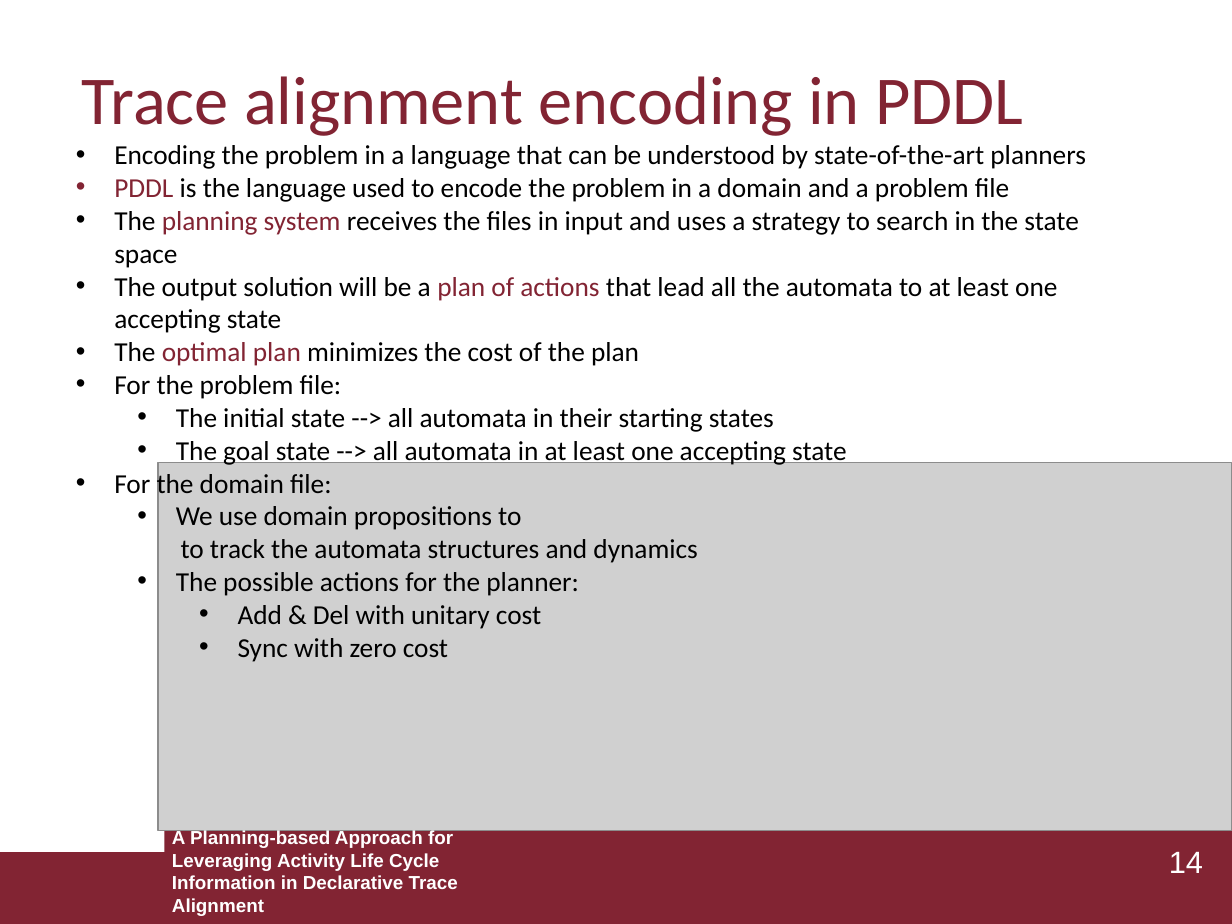
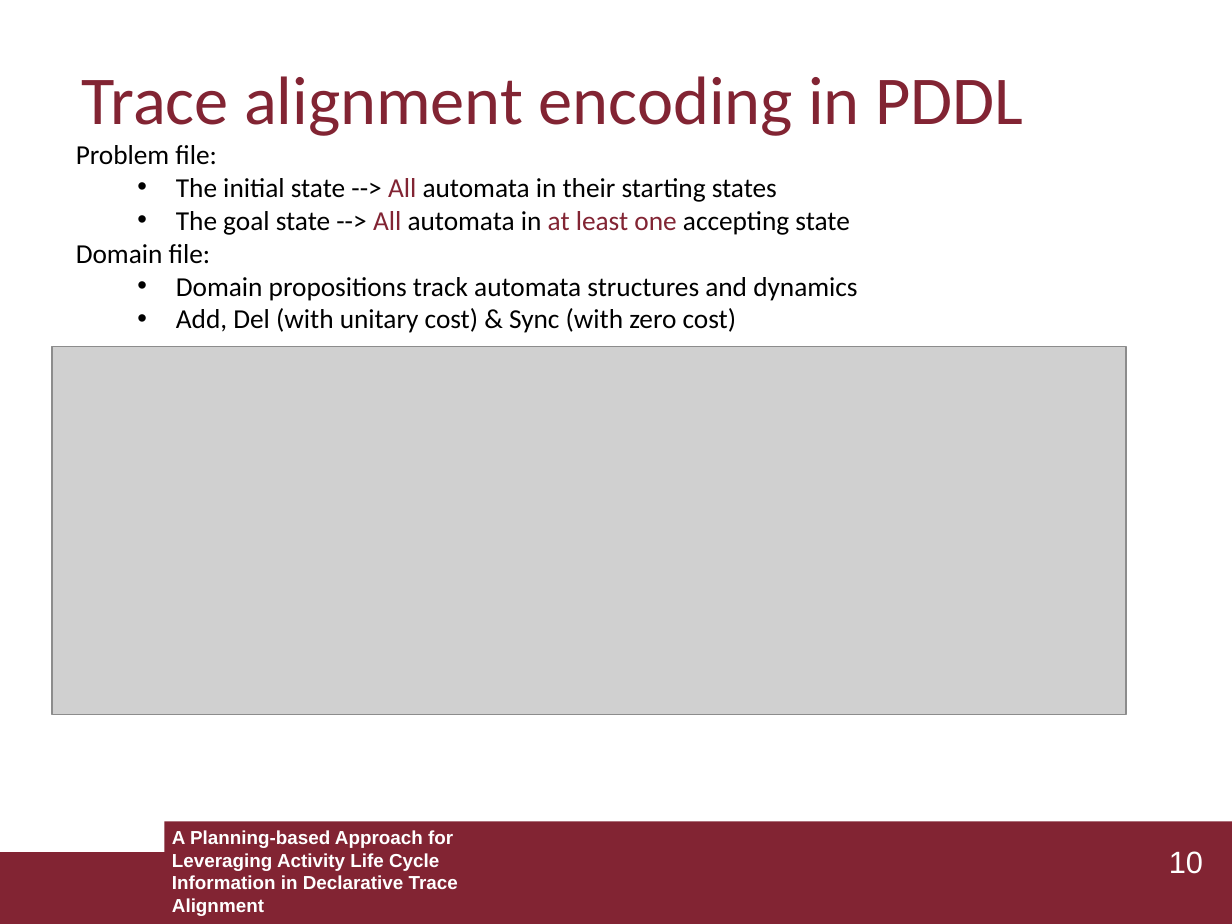
Before and after one commit to GianmarcoBordin/LifeCycleAligner, a slide deck: slide 10 of presentation/Thesis_presentation.pptx (slide 14 before the commit). Drawn at 1232x924 pixels with LibreOffice and Linux fonts; fonts in the diff are those of the drawing; grey boxes stand for pictures. Boxes give left, top, right and bottom in pixels: in the first picture for what was removed or moved away, otherwise in the second. Text is boxed around its words. In the diff, an @@ line names an element or a change of style, - is before the commit and + after.

```diff
--- a/presentation/Thesis_presentation.pptx
+++ b/presentation/Thesis_presentation.pptx
@@ text at (76, 145, 857, 333): text changed @@
-• Encoding the problem in a language that can be understood by state-of-the-art planners
-• PDDL is the language used to encode the problem in a domain and a problem file
-• The planning system receives the files in input and uses a strategy to search in the state space
-• The output solution will be a plan of actions that lead all the automata to at least one accepting state
-• The optimal plan minimizes the cost of the plan
-• For the problem file:
-  • The initial state --> all automata in their starting states
-  • The goal state --> all automata in at least one accepting state
-• For the domain file:
-  • We use domain propositions to
-  to track the automata structures and dynamics
-  • The possible actions for the planner:
-    • Add & Del with unitary cost
-    • Sync with zero cost
+Problem file:
+  • The initial state --> All automata in their starting states
+  • The goal state --> All automata in at least one accepting state
+Domain file:
+  • Domain propositions track automata structures and dynamics
+  • Add, Del (with unitary cost) & Sync (with zero cost)
@@ picture: place and size @@
-picture at (158, 462, 1232, 830)
+picture at (52, 346, 1126, 715)
@@ page number at (1169, 851, 1203, 874): text changed @@
-14
+10
```
Also in this commit, not shown: 12 other slides changed, 6 slides removed.
